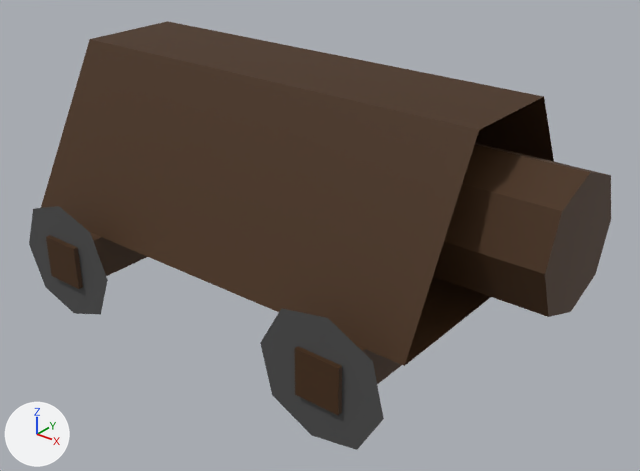
Before and after pictures for a commit that changed the OBJ model King Of Kings Docs/Models/batteringram3.obj.
Camera for both pictures: a camera (50 mm lens) standing at (8.92, -10.45, 7.63) and looking at (0.74, -0.22, 1.29). Every picture has the same lights, and +X, +Y and +Z are marked at lower left. Where no turn or scale is listed for an object, it has been applied to the vertices.
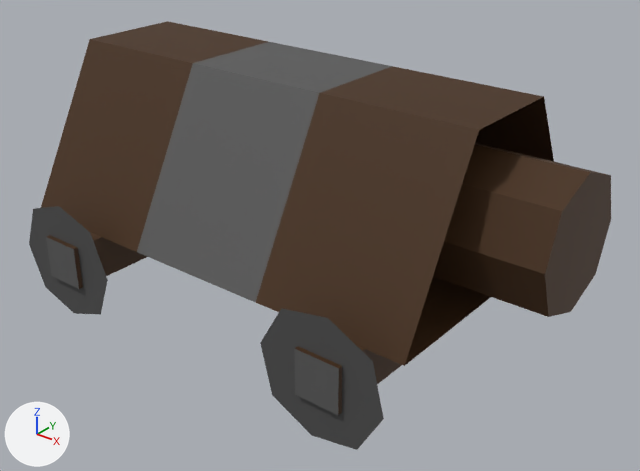
Where the change shows, as pixel boxes [x1, y1, x2, y2] in the pictures (640 x 471 px):
```json
{"part": 1, "of": "me_cube", "change": "built on", "before": [134, 40, 394, 304], "after": [134, 40, 394, 304]}
{"part": 2, "of": "me_cube_001", "change": "recoloured", "before": [294, 349, 339, 415], "after": [294, 349, 339, 415], "on screen": "brown to grey"}
{"part": 3, "of": "me_cube_002", "change": "recoloured", "before": [46, 237, 79, 289], "after": [46, 237, 79, 289], "on screen": "brown to grey"}
```

Edits to the scene script, one JSON object a line:
```json
{"op": "add", "block": "mat_material_003", "code": ["mat_material_003 = principled_material('Material.003')", "mat_material_003.base_color = (0.0984, 0.0984, 0.0984)  # dark grey #585858", "mat_material_003.roughness = 0.69"]}
{"block": "me_cube", "where": "me_cube.from_pydata(...)  # 26 vertices, 21 faces; spans x -3.85..5.0, y -2.38..2.38, z 1.21..3.96"}
{"block": "me_cube", "where": "# used by ob_cube; location = (0.0, 0.0, 0.0)"}
{"block": "me_cube", "where": "# verts and faces of me_cube; kept vertices keep their numbers, new ones are numbered from 26"}
{"block": "me_cube", "where": "# before: 0 (3.85, 2.38, 1.21), 1 (3.85, -2.38, 1.21) at pixel (404, 365), 2 (-3.85, -2.38, 1.21), 3 (-3.85, 2.38, 1.21), 4 (3.85, 0.91, 3.96) at pixel (544, 96)"}
{"block": "me_cube", "where": "# before: 5 (3.85, -0.91, 3.96) at pixel (479, 129), 6 (-3.85, -0.91, 3.96) at pixel (89, 39), 7 (-3.85, 0.91, 3.96) at pixel (167, 21)"}
{"block": "me_cube", "change": "me_cube part 1"}
{"op": "add", "block": "me_cube", "code": "delete_faces([(0, 1, 2, 3), (4, 7, 6, 5), (1, 5, 6, 2), (0, 3, 7, 4)])"}
{"op": "add", "block": "me_cube", "code": "for new, old in zip([*range(26, 30)], [0, 1, 4, 5]): verts[new] = verts[old] + (-2.57, 0.0, 0.0)"}
{"op": "add", "block": "me_cube", "code": "for new, old in zip([*range(30, 34)], [2, 3, 6, 7]): verts[new] = verts[old] + (2.57, 0.0, 0.0)"}
{"op": "add", "block": "me_cube", "code": "faces += [(2, 3, 31, 30), (6, 32, 33, 7), (2, 30, 32, 6), (3, 7, 33, 31), (0, 26, 28, 4), (1, 5, 29, 27)]  # mat_material_002 (brown #442909)"}
{"op": "add", "block": "me_cube", "code": "faces += [(4, 28, 29, 5), (0, 1, 27, 26)]  # mat_material_002 (brown #442909)"}
{"op": "add", "block": "me_cube", "code": "faces += [(26, 31, 33, 28), (27, 29, 32, 30), (28, 33, 32, 29), (26, 27, 30, 31)]  # mat_material_003 (dark grey #585858)"}
{"op": "add", "block": "me_cube", "code": "me_cube.materials.append(mat_material_003)  # dark grey #585858"}
{"block": "me_cube_001", "where": "me_cube_001.from_pydata(...)  # 8 vertices, 6 faces; spans x 2.5..3.23, y -2.96..3.01, z 0.48..1.21"}
{"block": "me_cube_001", "where": "# used by ob_cube_001; location = (0.0, 0.0, 0.0)"}
{"block": "me_cube_001", "change": "me_cube_001 part 2: 2 faces spanning x 2.5..3.23, y -2.96..3.01, z 0.48..1.21 switch from mat_material_002 (brown #442909) to mat_material_003 (dark grey #585858)"}
{"block": "me_cube_002", "where": "me_cube_002.from_pydata(...)  # 8 vertices, 6 faces; spans x -2.88..-2.14, y -2.96..3.01, z 0.48..1.21"}
{"block": "me_cube_002", "where": "# used by ob_cube_002; location = (0.0, 0.0, 0.0)"}
{"block": "me_cube_002", "change": "me_cube_002 part 3: 2 faces spanning x -2.88..-2.14, y -2.96..3.01, z 0.48..1.21 switch from mat_material_002 (brown #442909) to mat_material_003 (dark grey #585858)"}
```
